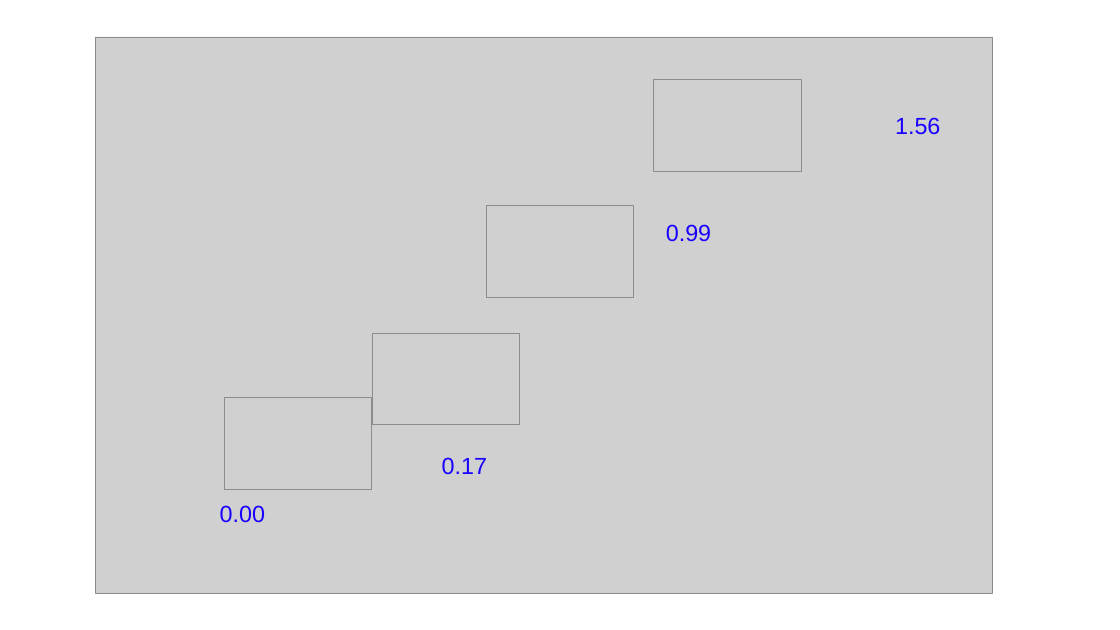
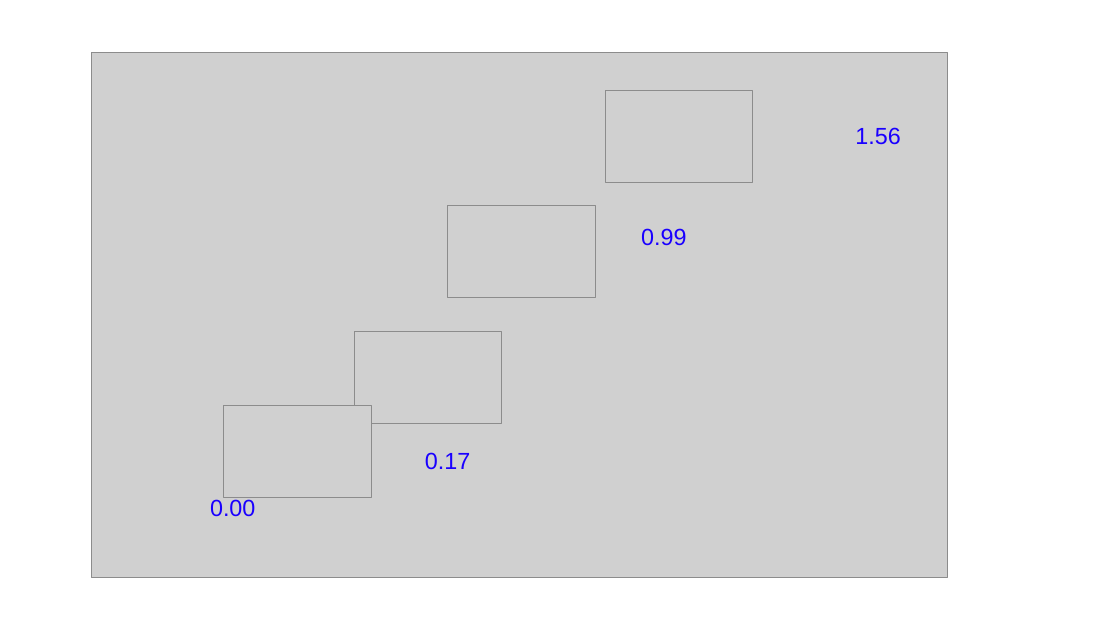
Before and after one commit to rzk1/ullmann, a slide deck: slide 4 of EnergyFile.pptx. Drawn at 1120x630 pixels with LibreOffice and Linux fonts; fonts in the diff are those of the drawing; grey boxes stand for pictures. Boxes give left, top, right and bottom in pixels: in the first picture for what was removed or moved away, otherwise in the second. Text is boxed around its words. In the diff, an @@ line names an element or a change of style, - is before the commit and + after.

```diff
--- a/EnergyFile.pptx
+++ b/EnergyFile.pptx
@@ picture: place and size @@
-picture at (95,37,992,593)
+picture at (92,52,948,577)
@@ picture: place and size @@
-picture at (654,80,801,172)
+picture at (606,91,753,183)
@@ text "1.56": place and size @@
-text "1.56" at (895,117,940,134)
+text "1.56" at (855,127,900,145)
@@ picture: place and size @@
-picture at (486,205,634,297)
+picture at (448,205,595,297)
@@ text "0.99": place and size @@
-text "0.99" at (666,224,711,241)
+text "0.99" at (641,228,686,245)
@@ picture: place and size @@
-picture at (372,333,519,425)
+picture at (355,332,502,424)
@@ picture: place and size @@
-picture at (224,397,371,490)
+picture at (224,406,371,498)
@@ text "0.17": place and size @@
-text "0.17" at (442,457,487,474)
+text "0.17" at (425,452,470,469)
@@ text "0.00": place and size @@
-text "0.00" at (220,505,265,522)
+text "0.00" at (210,497,255,516)
```
Also in this commit, not shown: 3 other files.
